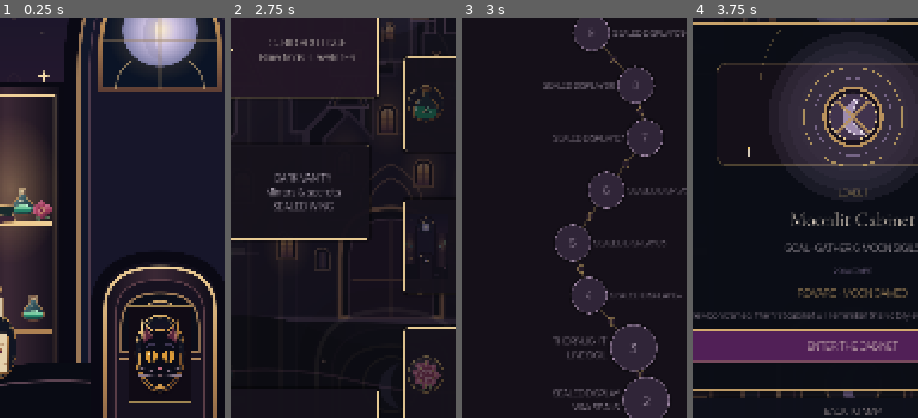
Above: before the commit, frames 1-4 (left to right).
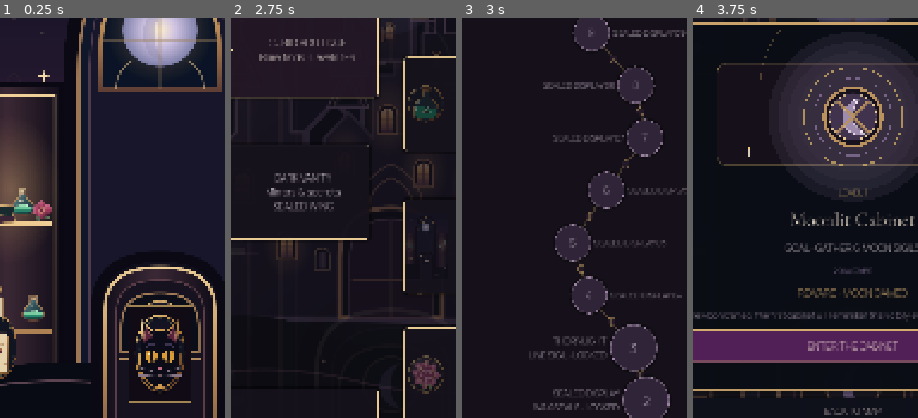
Above: after the commit, the same moments.

Repository: Jay-prodesign/akilta-match3
Game: Godot game, scene res://src/app/app_bootstrap.tscn
Two runs of this game, one before a commit and one after it. Both use one fixed random seed, a clock stepped at 60 frames per second and the inputs below.
Inputs:
- Up to frame 1 (0.25 s): no input
- Up to frame 2 (2.75 s): click "RELIQUARY · 0 / 3" at 0.5 s; click "BACK TO THE HOUSE" at 1.25 s; click "OPEN CURIO MAP" at 2 s
- Up to frame 3 (3 s): click "CURIO BOUTIQUE Rare finds · L…" at 2.75 s
- Up to frame 4 (3.75 s): click "1" at 3.5 s
The pictures show only the part of the screen within x 14-64%, y 26-76%; the shares and areas given below are measured in that part.

Frames 1-2 are identical in both runs. In frame 3, 0.7% of the frame differs, in the area x 29-71%, y 83-98%; in frame 4, nothing differs.

Commit message:
polish(map): label authored but approval-gated levels clearly as locked

Diff:
--- a/src/ui/map/chapter_route_view.gd
+++ b/src/ui/map/chapter_route_view.gd
@@ -125,9 +125,9 @@
 	if level_number == 1:
 		return "MOONLIT CABINET\n%s" % ("MOON CAMEO AWAKENED" if completed else "MOON CAMEO WAITS")
 	if level_number == 2:
-		return "SEALED DISPLAY\nWAX SEALS"
+		return "SEALED DISPLAY\nWAX SEALS · LOCKED"
 	if level_number == 3:
-		return "THORNLIGHT\nLINE SIGIL"
+		return "THORNLIGHT\nLINE SIGIL · LOCKED"
 	if not open:
 		return "SEALED DISPLAY %02d" % level_number
 	return "DISPLAY %02d · READY" % level_number
